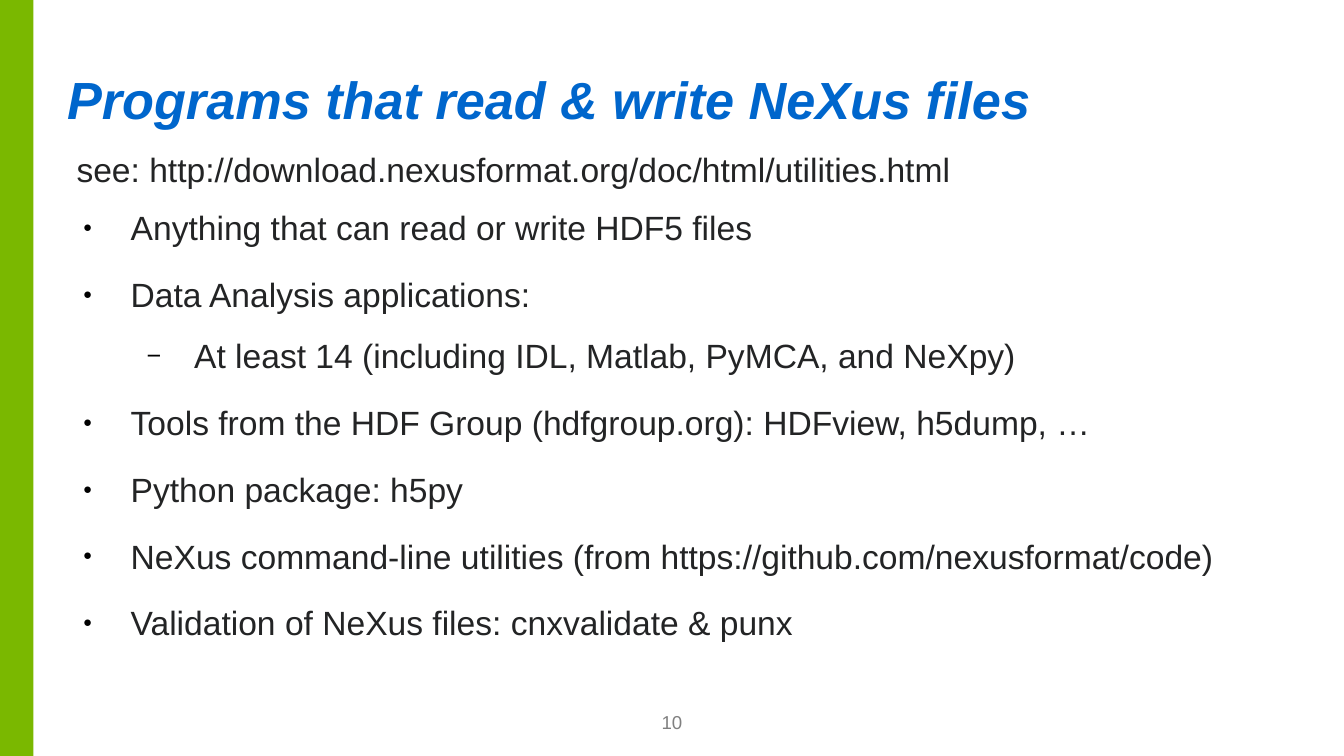
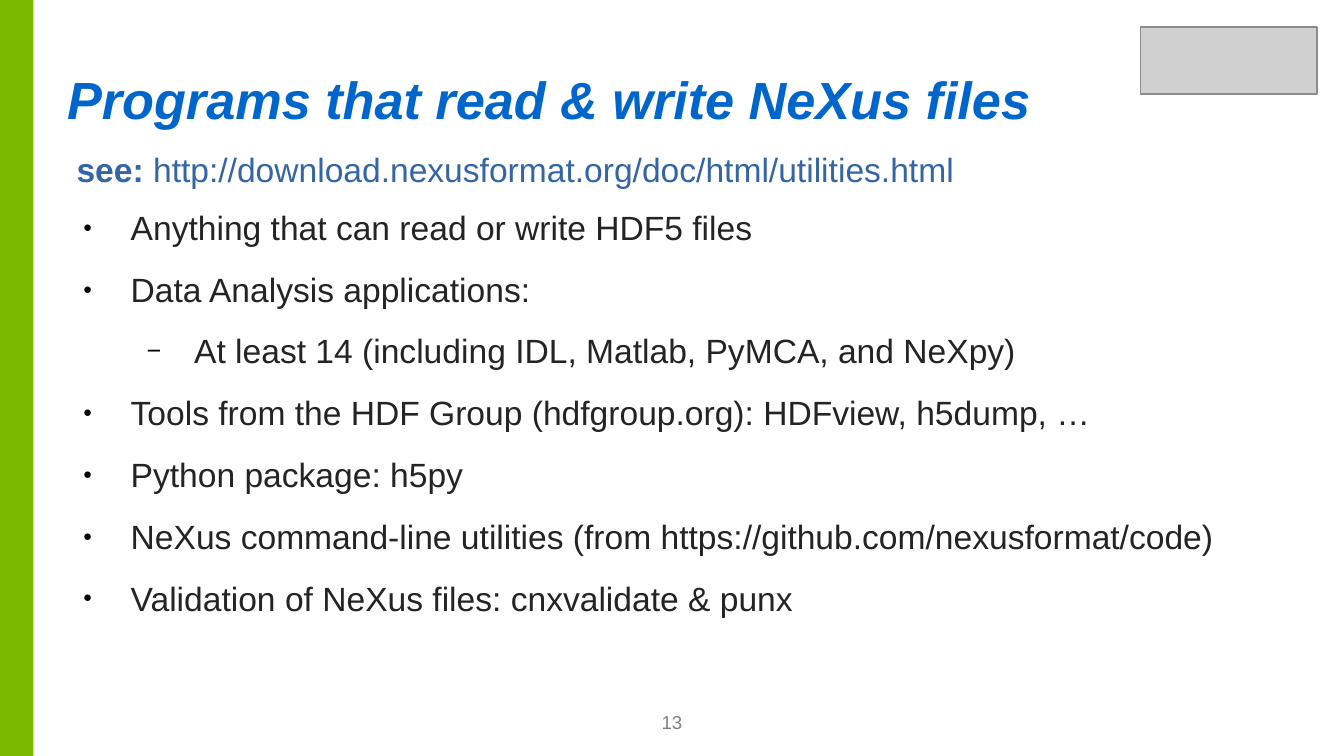
Before and after one commit to nexusformat/communications, a slide deck: slide 13 of 2017/NeXus-Intro.odp (slide 10 before the commit). Drawn at 1344x756 pixels with LibreOffice and Linux fonts; fonts in the diff are those of the drawing; grey boxes stand for pictures; background and template pictures are left out. Boxes give left, top, right and bottom in pixels: in the first picture for what was removed or moved away, otherwise in the second. Text is boxed around its words. In the diff, an @@ line names an element or a change of style, - is before the commit and + after.

```diff
--- a/2017/NeXus-Intro.odp
+++ b/2017/NeXus-Intro.odp
@@ picture added at (1141,27,1317,94) @@
@@ text "see: http://download.nexusformat.org/doc/html/utilities.html" at (77,157,954,188): text colour #232425 to #3465A4; bold on in "see:"; less space between paragraphs @@
@@ text at (131,215,1213,617): less space between paragraphs @@
@@ page number at (662,716,683,729): text changed @@
-10
+13
```
Also in this commit, not shown: 18 other slides changed, 11 slides added, 6 slides removed, 1 other file.
